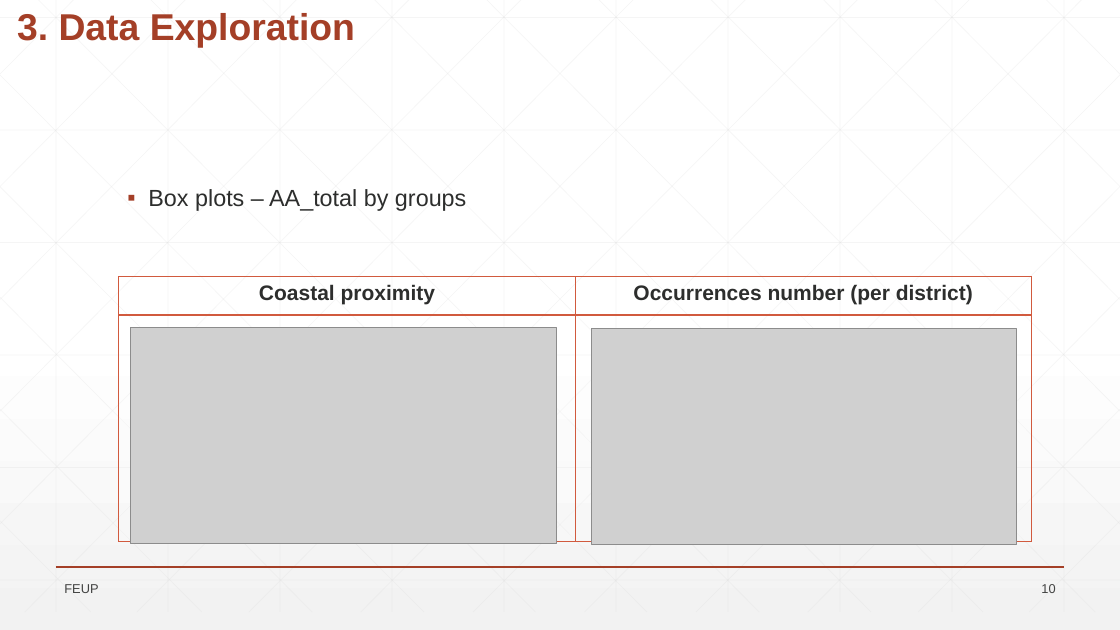
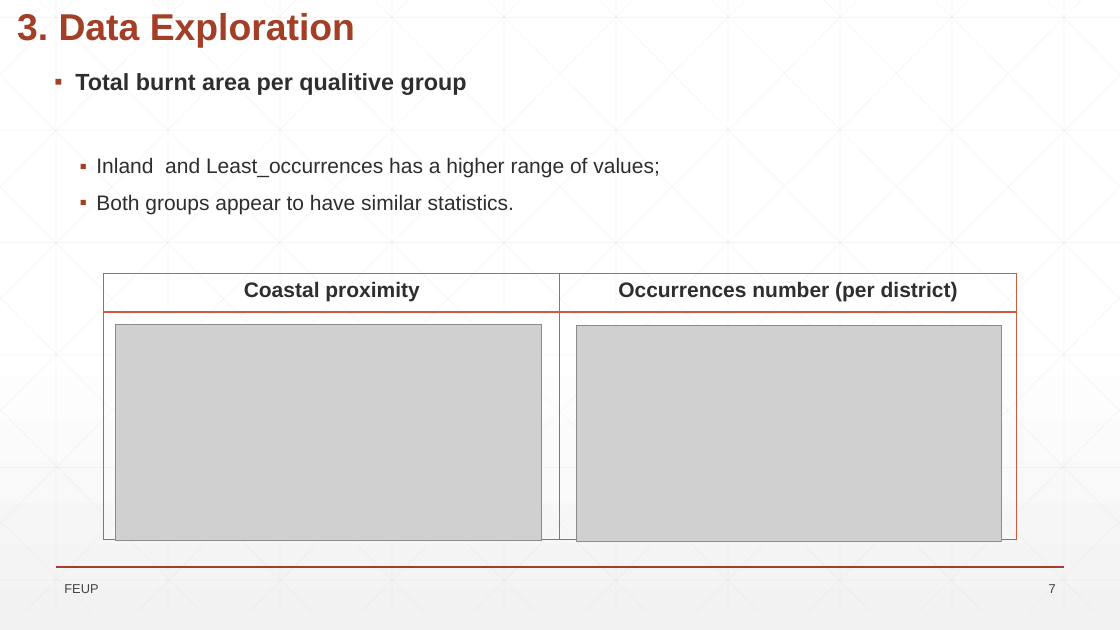
Before and after one commit to VascoBartolo/FCED_project, a slide deck: slide 7 of Trabalho_FSDE_stats_CT_VB/Wild_Fires_presentation.pptx (slide 10 before the commit). Drawn at 1120x630 pixels with LibreOffice and Linux fonts; fonts in the diff are those of the drawing; grey boxes stand for pictures; background and template pictures are left out. Boxes give left, top, right and bottom in pixels: in the first picture for what was removed or moved away, otherwise in the second. Text is boxed around its words. In the diff, an @@ line names an element or a change of style, - is before the commit and + after.

```diff
--- a/Trabalho_FSDE_stats_CT_VB/Wild_Fires_presentation.pptx
+++ b/Trabalho_FSDE_stats_CT_VB/Wild_Fires_presentation.pptx
@@ text at (x1=75, y1=73, x2=659, y2=215): text changed; size 20 to 18 pt @@
-▪ Box plots – AA_total by groups
+▪ Total burnt area per qualitive group
+  ▪ Inland and Least_occurrences has a higher range of values;
+  ▪ Both groups appear to have similar statistics.
@@ 2 pictures, 1 table moved together from (x1=119, y1=277, x2=1032, y2=544) to (x1=104, y1=274, x2=1017, y2=542) @@
@@ page number at (x1=1049, y1=584, x2=1056, y2=593): text changed @@
-10
+7
```
Also in this commit, not shown: 19 other slides changed, 1 slide added, 1 slide removed, 1 other file.
